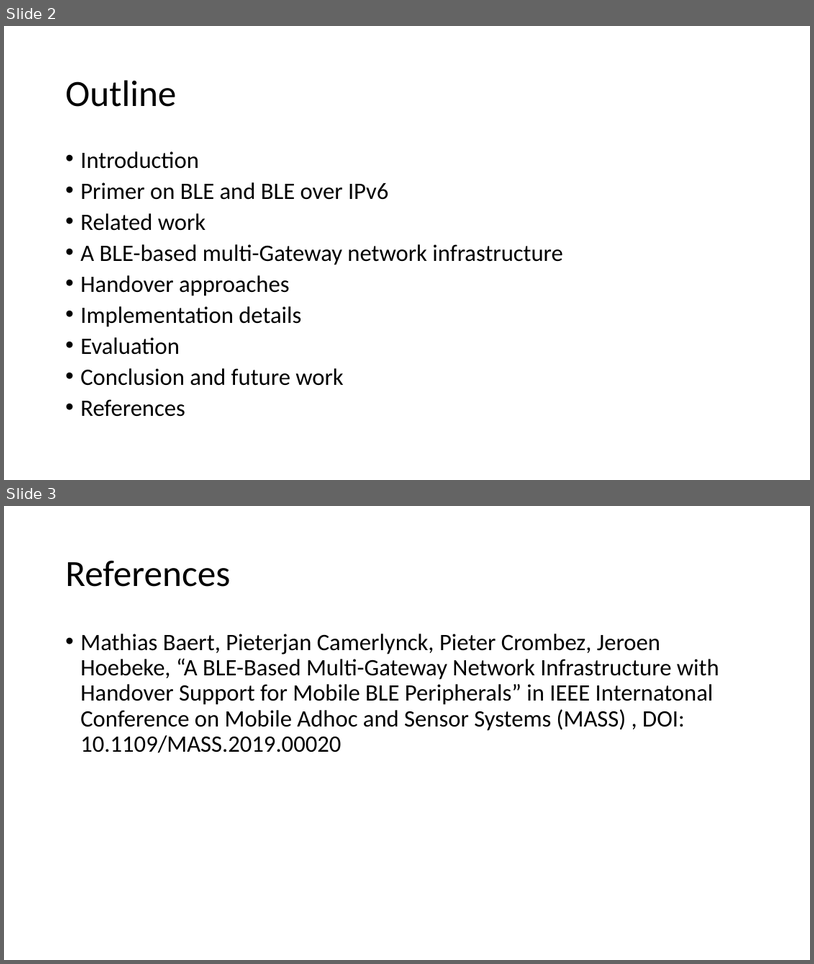
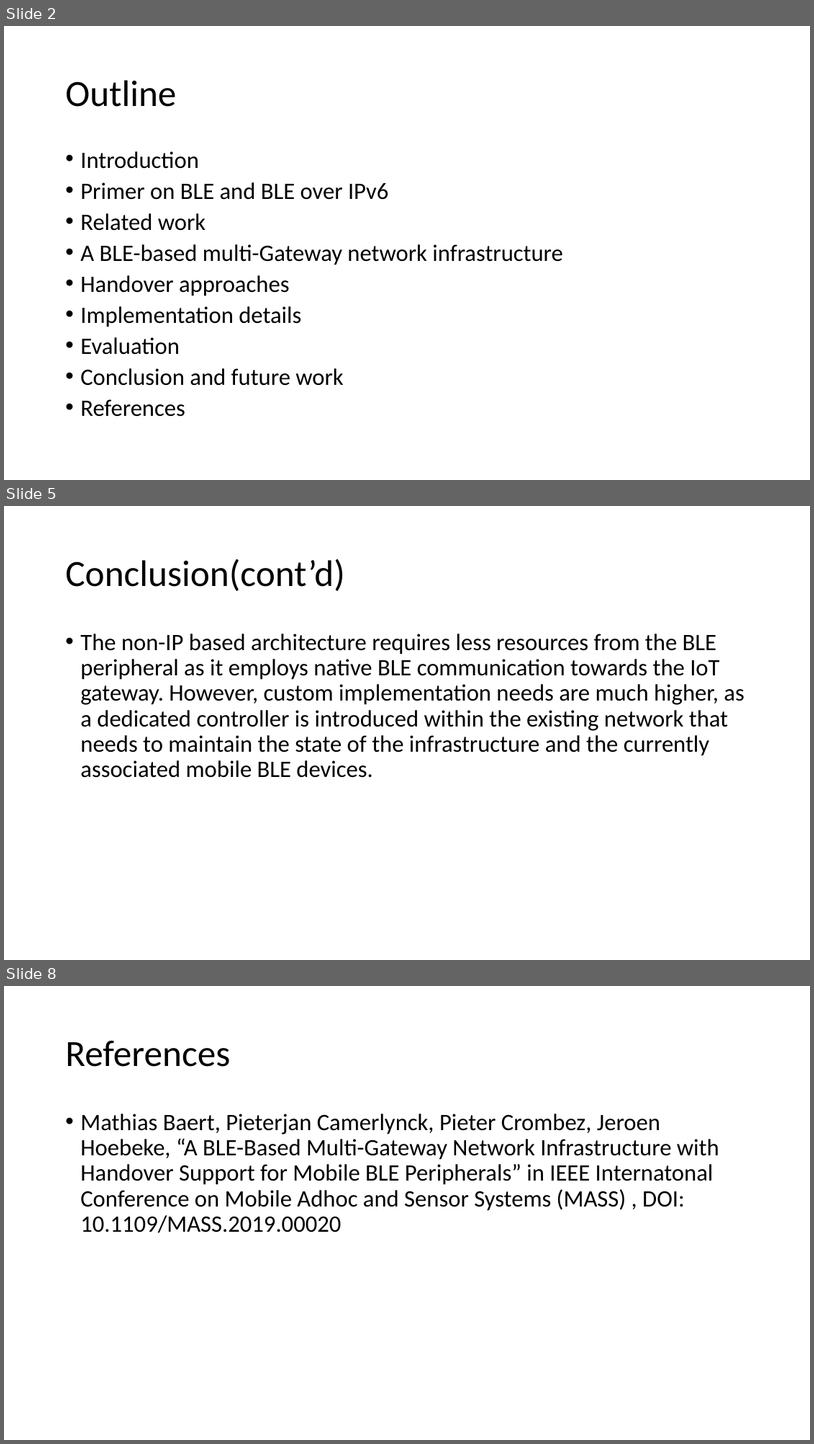
Before and after one commit to EKOISMYLOVE/NTUT_GM_PPT, a slide deck: A BLE-based multi-gateway network infrastructure with handover support for mobile BLE peripherals.pptx. Shown one above the other, each under a label of ours: slides 2 and 3 before the commit, slides 2, 5 and 8 after it; the slides between them are not shown. The pictures are 814x964 and 814x1444 pixels, drawn with LibreOffice and Linux fonts; fonts in the diff are those of the drawing. Boxes give left, top, right and bottom in pixels: in the first picture for what was removed or moved away, otherwise in the second. Text is boxed around its words. In the diff, an @@ line names an element or a change of style, - is before the commit and + after.

Commit message:
Conclusion

```diff
--- a/A BLE-based multi-gateway network infrastructure with handover support for mobile BLE peripherals.pptx
+++ b/A BLE-based multi-gateway network infrastructure with handover support for mobile BLE peripherals.pptx
@@ slide 5 added at [4, 506, 810, 960], background #FFFFFF @@
@@ title added at [65, 559, 345, 591], 44 pt, text #000000 @@
+Conclusion(cont’d)
@@ text added at [80, 633, 744, 777], 28 pt, text #000000 @@
+• The non-IP based architecture requires less resources from the BLE peripheral as it employs native BLE communication towards the IoT gateway. However, custom implementation needs are much higher, as a dedicated controller is introduced within the existing network that needs to maintain the state of the infrastructure and the currently associated mobile BLE devices.
@@ what was slide 3 is now slide 8 @@
```
Also in this commit, not shown: 4 other slides added.
